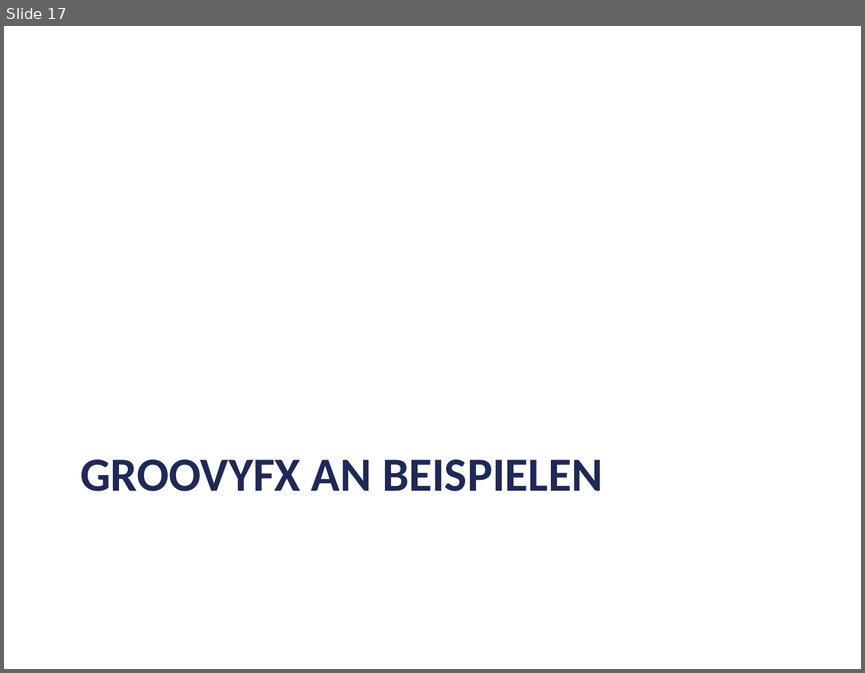
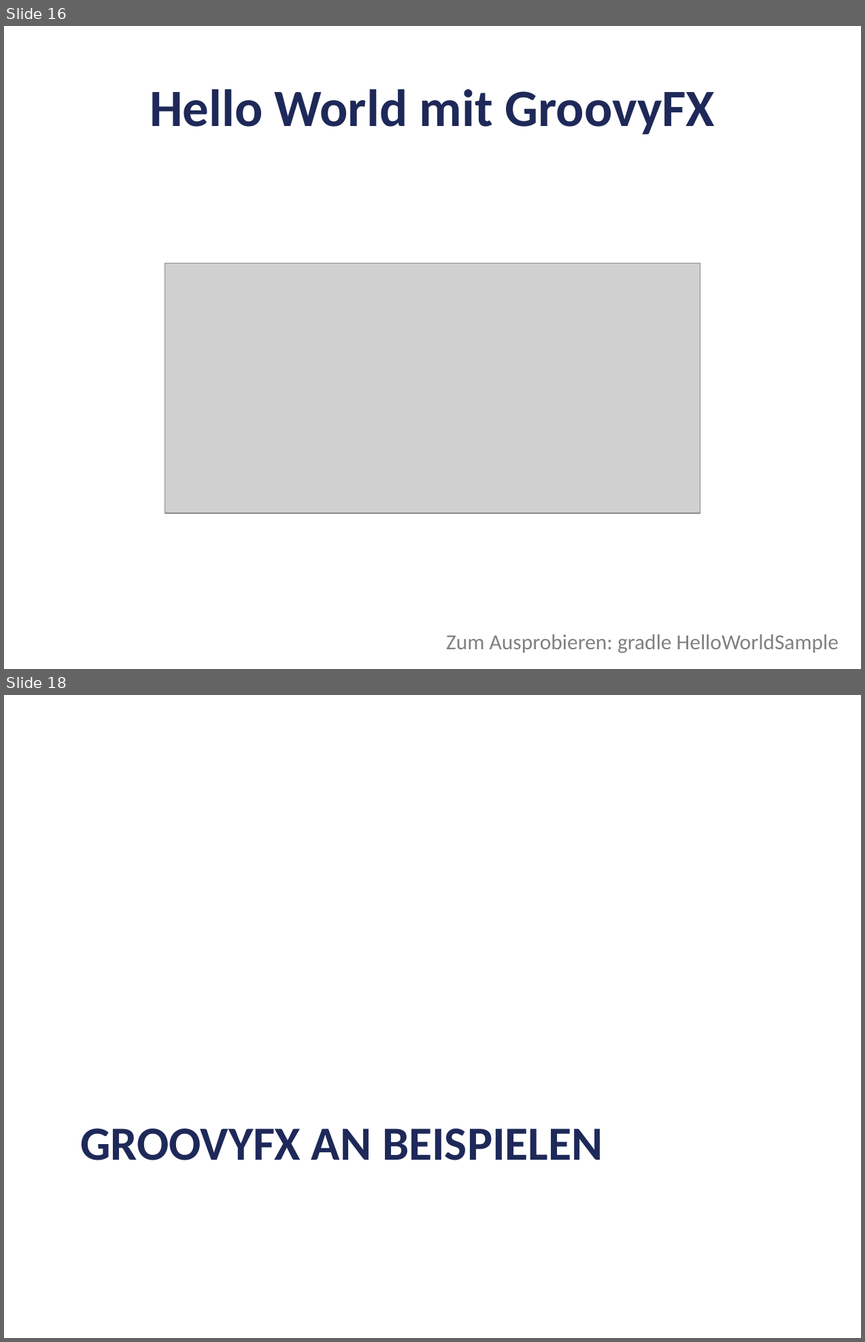
Before and after one commit to codescape/presentations, a slide deck: groovyfx-entfesselt-javafx/groovyfx-oop-2012.pptx. Shown one above the other, each under a label of ours: slide 17 before the commit, slides 16 and 18 after it; the slides between them are not shown. The pictures are 865x673 and 865x1342 pixels, drawn with LibreOffice and Linux fonts; fonts in the diff are those of the drawing; grey boxes stand for pictures; background and template pictures are left out. Boxes give left, top, right and bottom in pixels: in the first picture for what was removed or moved away, otherwise in the second. Text is boxed around its words. In the diff, an @@ line names an element or a change of style, - is before the commit and + after.

Commit message:
added slides and updated samples

```diff
--- a/groovyfx-entfesselt-javafx/groovyfx-oop-2012.pptx
+++ b/groovyfx-entfesselt-javafx/groovyfx-oop-2012.pptx
@@ slide 16 added at (4,26,861,669), background #FFFFFF @@
@@ title added at (150,89,714,134), 44 pt, text #1E2959, bold @@
+Hello World mit GroovyFX
@@ picture added at (165,263,700,514) @@
@@ text added at (446,634,838,653), 18 pt, text #808080 @@
+Zum Ausprobieren: gradle HelloWorldSample
@@ what was slide 17 is now slide 18 @@
```
Also in this commit, not shown: 3 slides changed, 5 other slides added, 2 slides removed, 2 other files.
